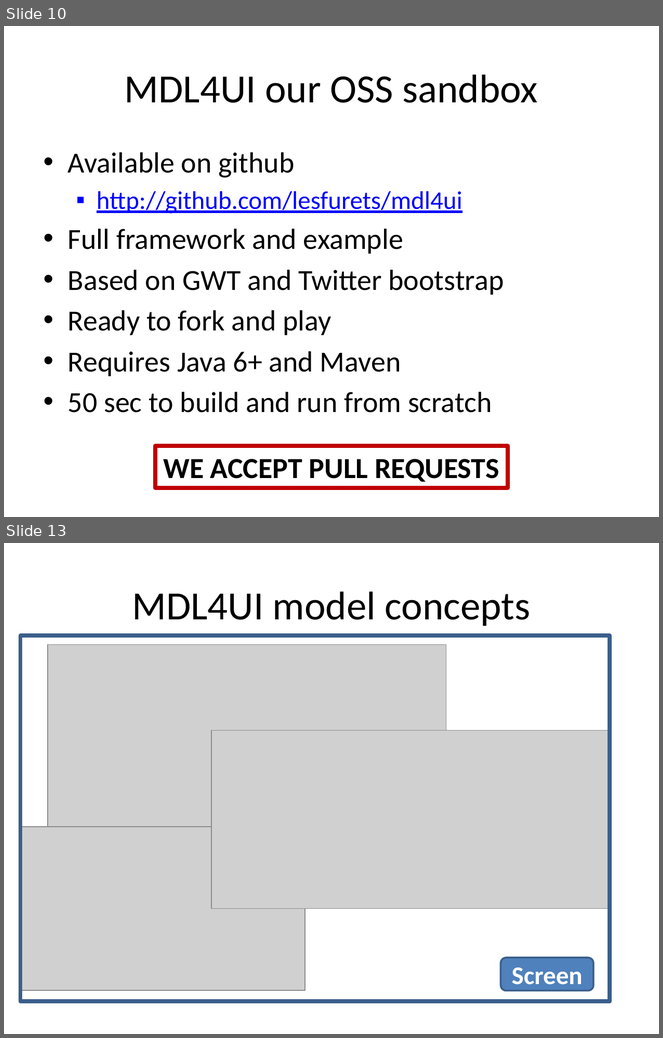
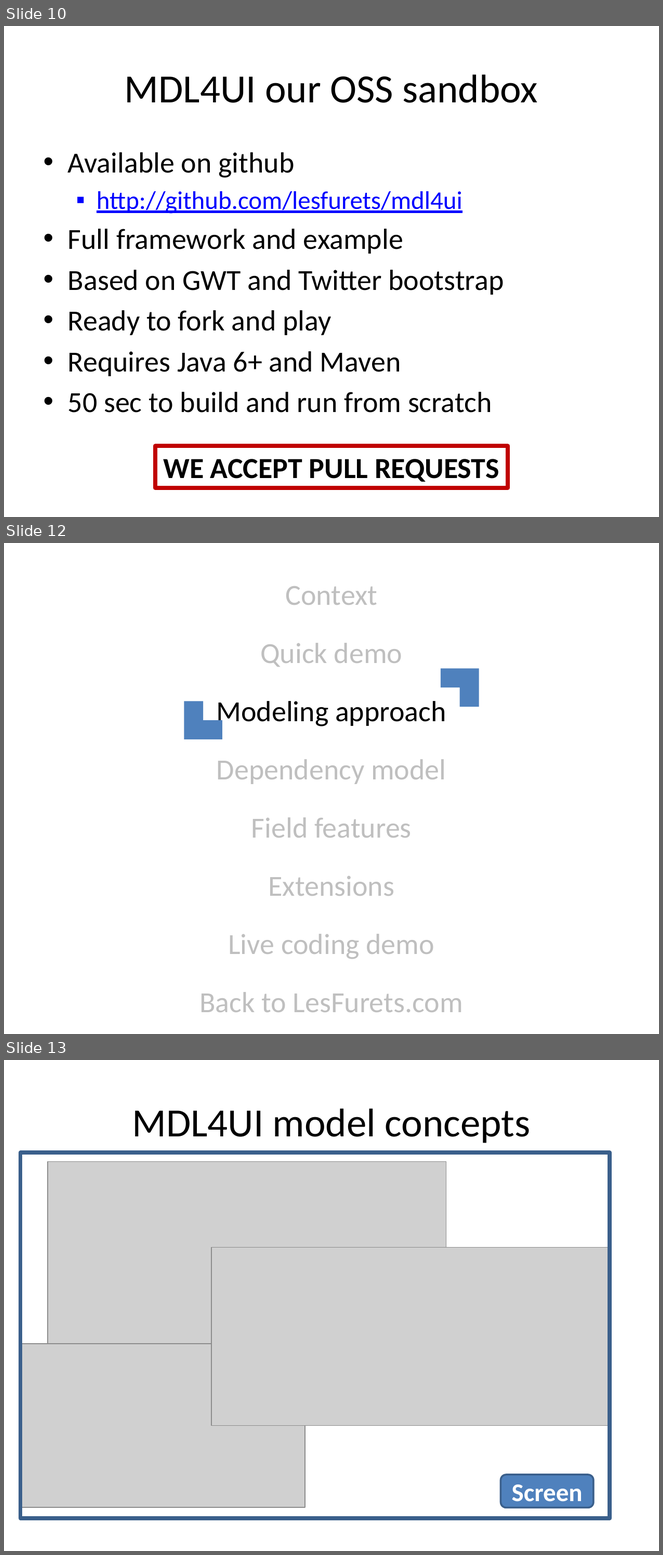
Before and after one commit to lesfurets/mdl4ui, a slide deck: mdl4ui-docs/mdl4ui_cg2013.pptx. Shown one above the other, each under a label of ours: slides 10 and 13 before the commit, slides 10, 12 and 13 after it; the slides between them are not shown. The pictures are 663x1038 and 663x1555 pixels, drawn with LibreOffice and Linux fonts; fonts in the diff are those of the drawing; grey boxes stand for pictures; background and template pictures are left out. Boxes give left, top, right and bottom in pixels: in the first picture for what was removed or moved away, otherwise in the second. Text is boxed around its words. In the diff, an @@ line names an element or a change of style, - is before the commit and + after.

Commit message:
live coding steps update
slides update
screenshot update

```diff
--- a/mdl4ui-docs/mdl4ui_cg2013.pptx
+++ b/mdl4ui-docs/mdl4ui_cg2013.pptx
@@ slide 12 added at (4, 543, 659, 1034), background #FFFFFF @@
@@ text added at (200, 586, 463, 1013), 32 pt, text #BFBFBF @@
+Context
+Quick demo
+Modeling approach
+Dependency model
+Field features
+Extensions
+Live coding demo
+Back to LesFurets.com
@@ corner added at (441, 669, 479, 707), fill #4F81BD @@
@@ corner added at (184, 702, 222, 740), fill #4F81BD @@
```
Also in this commit, not shown: 11 slides changed, 1 slide removed, 3 other files.
